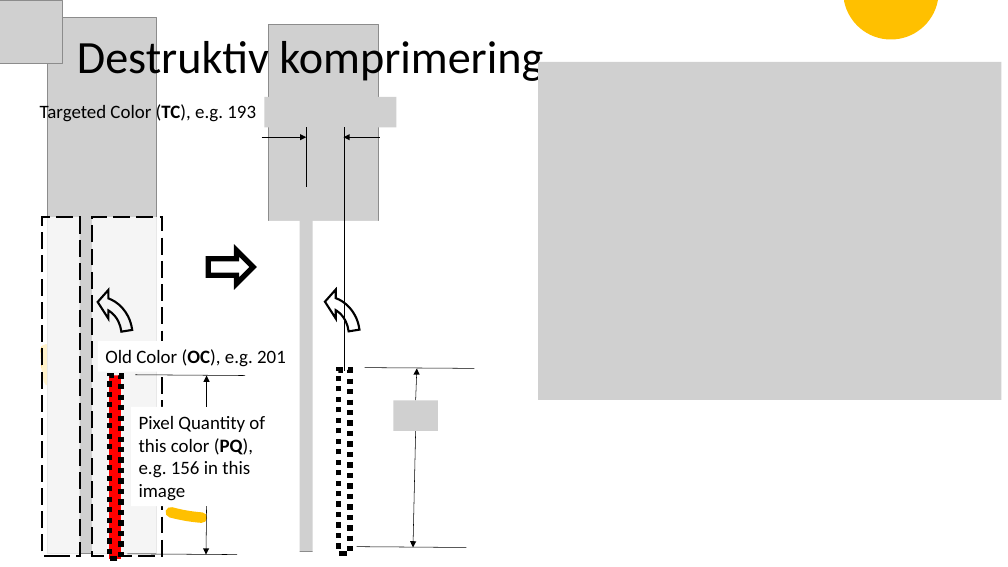
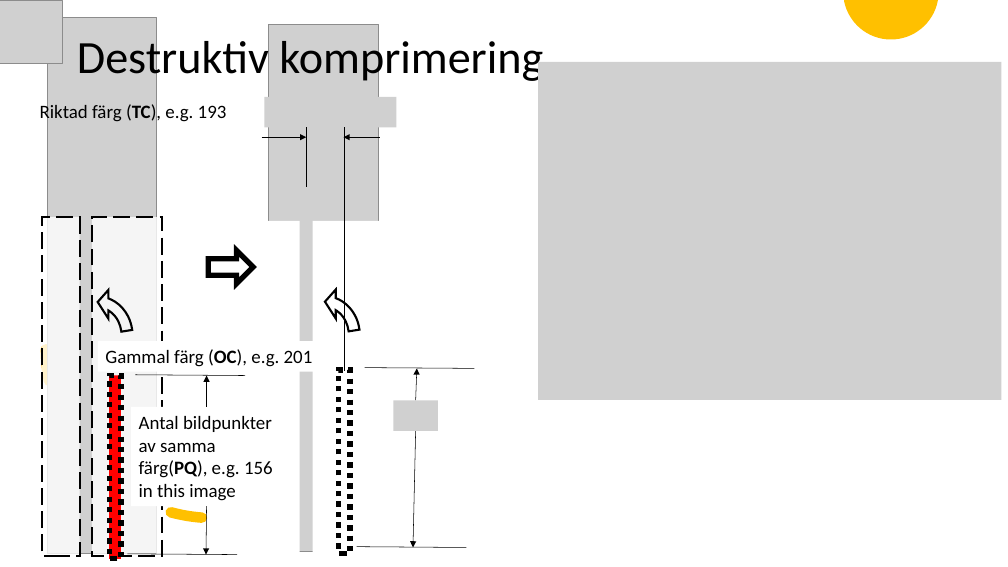
Before and after one commit to mo-mosverkstad/artificial_intelligence_algorithm, a slide deck: slide 15 of genetic_algorithm/JavaScriptCode/compressImageGSEA/GSEA.pptx. Drawn at 1008x567 pixels with LibreOffice and Linux fonts; fonts in the diff are those of the drawing; grey boxes stand for pictures. Boxes give left, top, right and bottom in pixels: in the first picture for what was removed or moved away, otherwise in the second. Text is boxed around its words. In the diff, an @@ line names an element or a change of style, - is before the commit and + after.

```diff
--- a/genetic_algorithm/JavaScriptCode/compressImageGSEA/GSEA.pptx
+++ b/genetic_algorithm/JavaScriptCode/compressImageGSEA/GSEA.pptx
@@ text at (40, 103, 227, 124): text changed @@
-Targeted Color (TC), e.g. 193
+Riktad färg (TC), e.g. 193
@@ rectangle "Gammal färg (OC), e.g. 201": place and size @@
-rectangle "Gammal färg (OC), e.g. 201" at (98, 341, 296, 371)
+rectangle "Gammal färg (OC), e.g. 201" at (98, 341, 323, 371)
@@ text in rectangle at (105, 349, 313, 367): text changed @@
-Old Color (OC), e.g. 201
+Gammal färg (OC), e.g. 201
@@ text in rectangle at (139, 416, 273, 501): text changed @@
-Pixel Quantity of this color (PQ), e.g. 156 in this image
+Antal bildpunkter av samma färg(PQ), e.g. 156 in this image
```
Also in this commit, not shown: 21 other slides changed, 3 other files.
